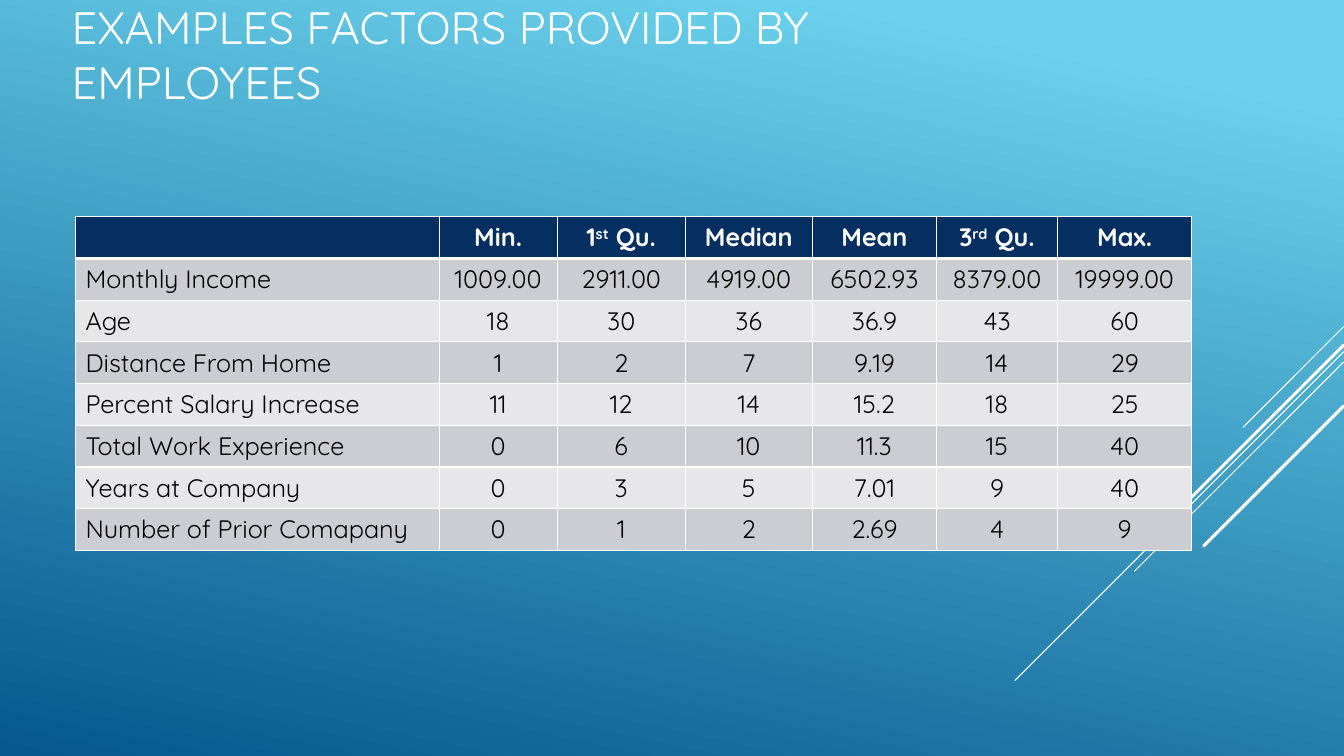
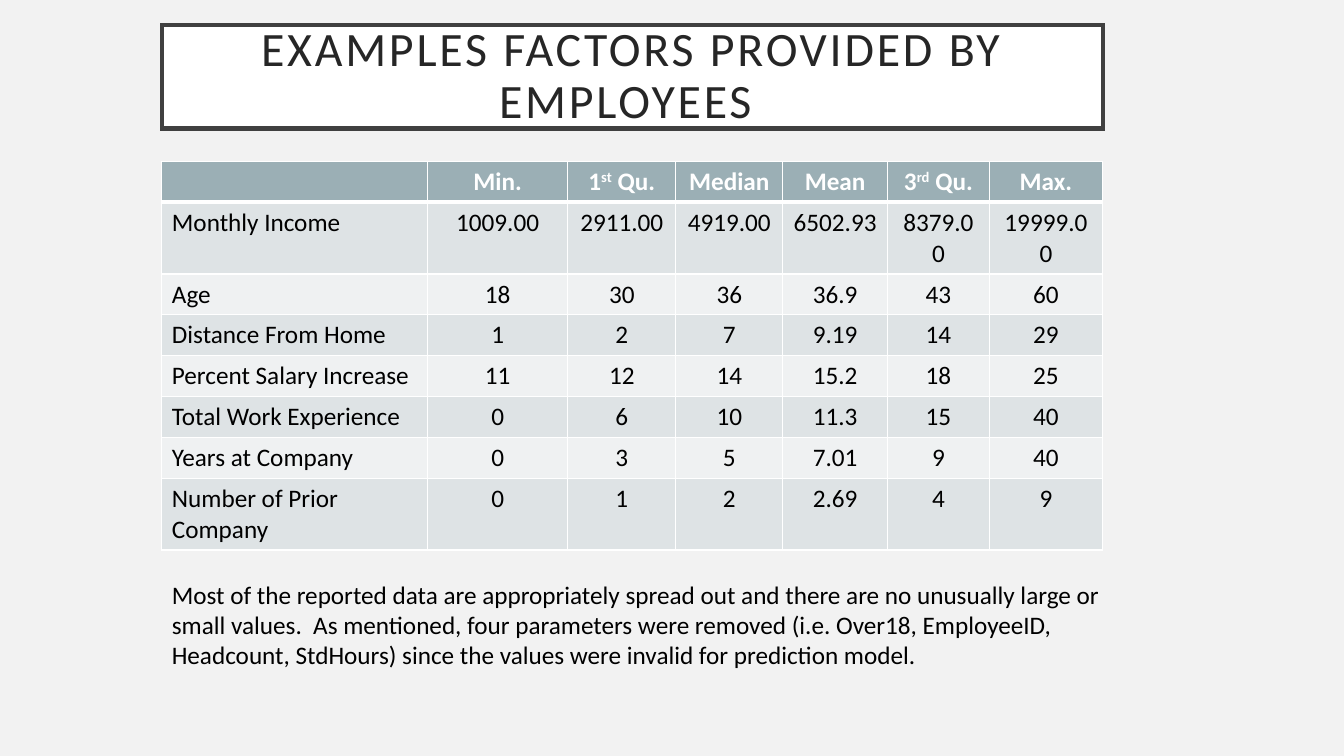
Before and after one commit to R-Chandna/MSDS6306_CaseStudy_2, a slide deck: slide 10 of Attrition_Case_Study_2_pptx_TAJAR_IP.pptx. Drawn at 1344x756 pixels with LibreOffice and Linux fonts; fonts in the diff are those of the drawing. Boxes give left, top, right and bottom in pixels: in the first picture for what was removed or moved away, otherwise in the second. Text is boxed around its words. In the diff, an @@ line names an element or a change of style, - is before the commit and + after.

```diff
--- a/Attrition_Case_Study_2_pptx_TAJAR_IP.pptx
+++ b/Attrition_Case_Study_2_pptx_TAJAR_IP.pptx
@@ background gradient #6ED2EB to #06588E to #F2F2F2 @@
@@ title "EXAMPLES FACTORS PROVIDED BY EMPLOYEES" resized from (x1=72, y1=12, x2=809, y2=100) to (x1=162, y1=25, x2=1103, y2=128) @@
@@ title "EXAMPLES FACTORS PROVIDED BY EMPLOYEES" at (x1=162, y1=25, x2=1103, y2=128): size 32.4 to 34.2 pt, font Quicksand to Calibri, text colour #FFFFFF to #262626, letter spacing 0 to 2 pt; alignment left to centre; line spacing 1 to 0.9; vertical alignment bottom to middle; fill none to #FFFFFF; outline none to #404040 3 pt @@
@@ table at (x1=162, y1=161, x2=1102, y2=546) @@
-row 8, column 1: Number of Prior Comapany
+row 8, column 1: Number of Prior Company
@@ fill #052F61 to #9BAFB5 in row 1 @@
@@ fill #CCCDD2 to #DEE3E5 in 28 cells @@
@@ fill #E7E8EA to #EFF2F3 in 21 cells @@
@@ font Quicksand to Calibri @@
@@ table resized from (x1=76, y1=217, x2=1192, y2=547) to (x1=162, y1=161, x2=1102, y2=546) @@
@@ group removed at (x1=1015, y1=327, x2=1344, y2=681): 5 lines @@
@@ text added at (x1=172, y1=586, x2=1099, y2=668), 18 pt, text #000000 @@
+Most of the reported data are appropriately spread out and there are no unusually large or small values. As mentioned, four parameters were removed (i.e. Over18, EmployeeID, Headcount, StdHours) since the values were invalid for prediction model.
```
Also in this commit, not shown: 14 other slides changed, 3 slides added, 3 slides removed.
